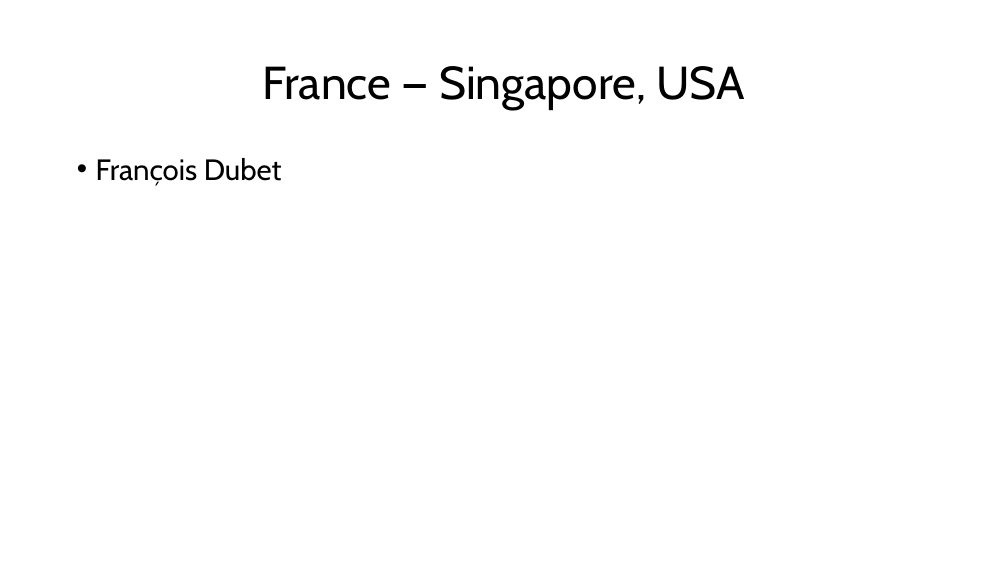
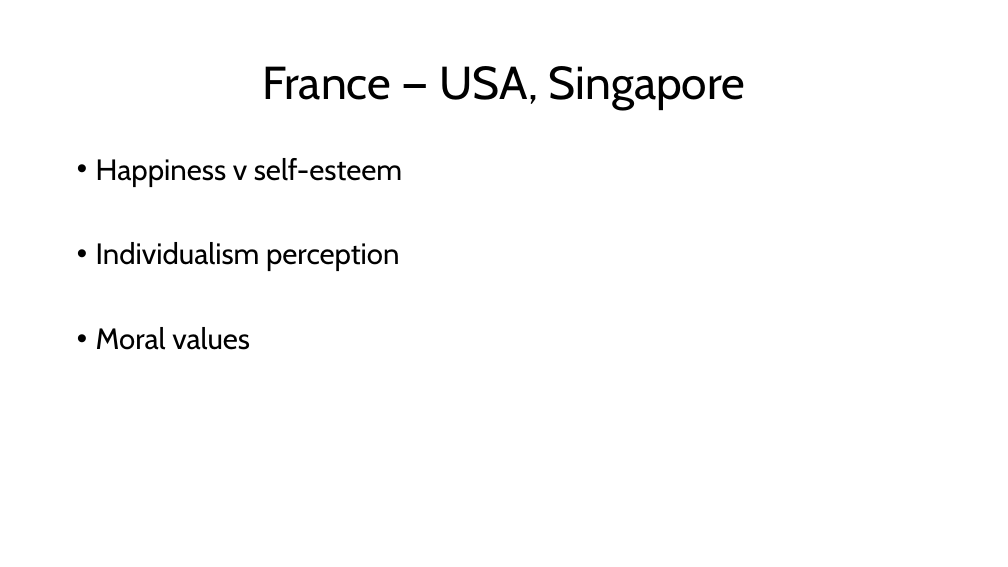
Before and after one commit to Scortail/AnglaisAd, a slide deck: slide 3 of slides.pptx. Drawn at 1008x567 pixels with LibreOffice and Linux fonts; fonts in the diff are those of the drawing. Boxes give left, top, right and bottom in pixels: in the first picture for what was removed or moved away, otherwise in the second. Text is boxed around its words. In the diff, an @@ line names an element or a change of style, - is before the commit and + after.

```diff
--- a/slides.pptx
+++ b/slides.pptx
@@ title at [262, 66, 746, 110]: text changed @@
-France — Singapore, USA
+France — USA, Singapore
@@ text at [96, 158, 402, 350]: text changed @@
-• François Dubet
+• Happiness v self-esteem
+• Individualism perception
+• Moral values
```
Also in this commit, not shown: 2 other slides changed, 2 other files.
